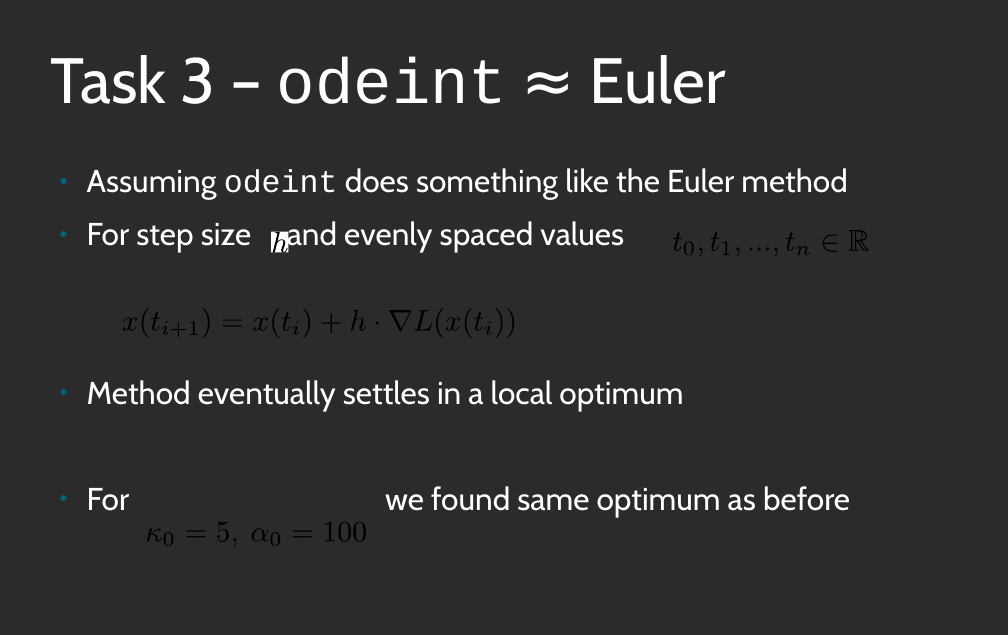
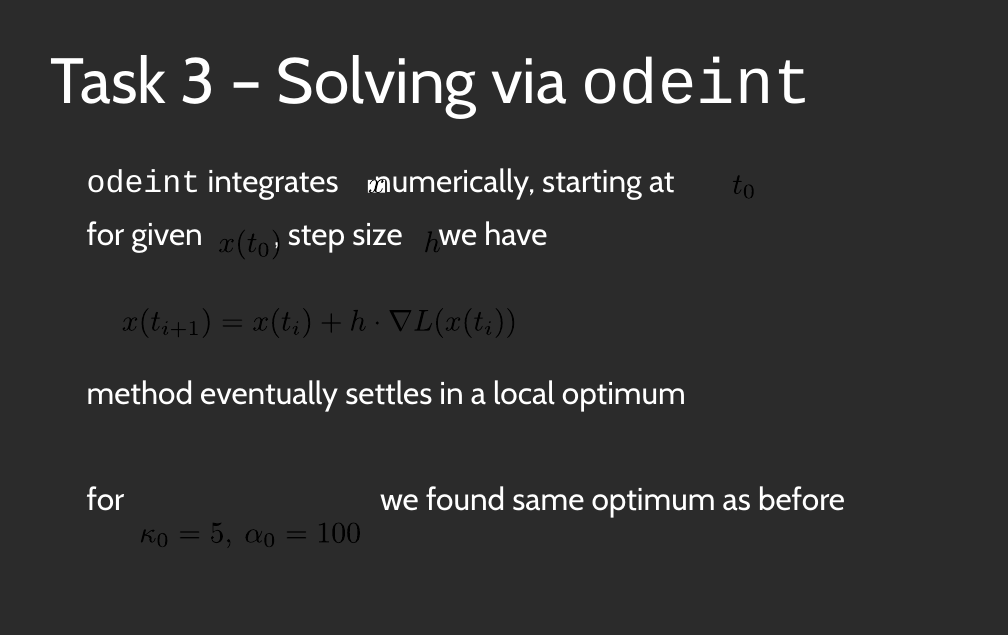
Before and after one commit to maksim96/Pattern-Recognition, a slide deck: slide 14 of Project01/presentation libre/Pattern Recognition leif 1 2 3.odp. Drawn at 1008x635 pixels with LibreOffice and Linux fonts; fonts in the diff are those of the drawing; background and template pictures are left out; a plain dark background stands for a picture behind light text. Boxes give left, top, right and bottom in pixels: in the first picture for what was removed or moved away, otherwise in the second. Text is boxed around its words. In the diff, an @@ line names an element or a change of style, - is before the commit and + after.

```diff
--- a/Project01/presentation libre/Pattern Recognition leif 1 2 3.odp
+++ b/Project01/presentation libre/Pattern Recognition leif 1 2 3.odp
@@ title at bbox=[50, 55, 811, 118]: text changed @@
-Task 3 – odeint ≈ Euler
+Task 3 – Solving via odeint
@@ text at bbox=[87, 168, 845, 517]: text changed @@
-● Assuming odeint does something like the Euler method
-● For step size and evenly spaced values
-● Method eventually settles in a local optimum
-● For we found same optimum as before
+odeint integrates numerically, starting at
+for given , step size we have
+method eventually settles in a local optimum
+for we found same optimum as before
@@ freeform shape: place and size @@
-freeform shape at bbox=[710, 232, 719, 251]
+freeform shape at bbox=[733, 175, 742, 194]
@@ freeform shape added at bbox=[368, 180, 385, 193], fill #FFFFFF @@
@@ freeform shape added at bbox=[369, 180, 383, 194], fill #000000 @@
@@ freeform shape: place and size @@
-freeform shape at bbox=[722, 241, 730, 255]
+freeform shape at bbox=[744, 184, 754, 199]
@@ freeform shape: place and size @@
-freeform shape at bbox=[684, 241, 694, 256]
+freeform shape at bbox=[219, 239, 234, 253]
@@ freeform shape added at bbox=[238, 230, 245, 260], fill #000000 @@
@@ freeform shape: place and size @@
-freeform shape at bbox=[273, 232, 287, 253]
+freeform shape at bbox=[247, 234, 257, 253]
@@ freeform shape added at bbox=[273, 230, 280, 260], fill #000000 @@
@@ freeform shape: place and size @@
-freeform shape at bbox=[823, 234, 837, 252]
+freeform shape at bbox=[426, 231, 440, 252]
@@ group removed at bbox=[673, 230, 870, 257]: 9 freeform shapes @@
@@ freeform shape: place and size @@
-freeform shape at bbox=[271, 232, 288, 253]
+freeform shape at bbox=[259, 243, 269, 257]
@@ freeform shape at bbox=[259, 243, 269, 257]: fill #FFFFFF to #000000 @@
@@ 11 freeform shapes: place and size @@
-11 freeform shapes at bbox=[147, 522, 366, 548]
+11 freeform shapes at bbox=[141, 522, 360, 549]
```
Also in this commit, not shown: 12 other slides changed, 10 slides added, 15 other files.
